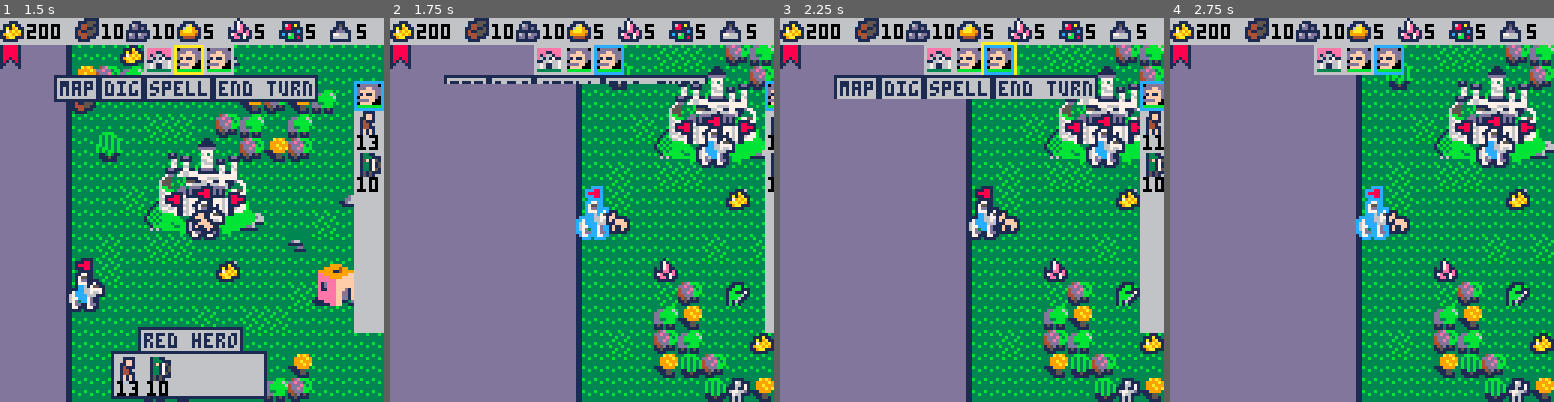
Above: before the commit, frames 1-4 (left to right).
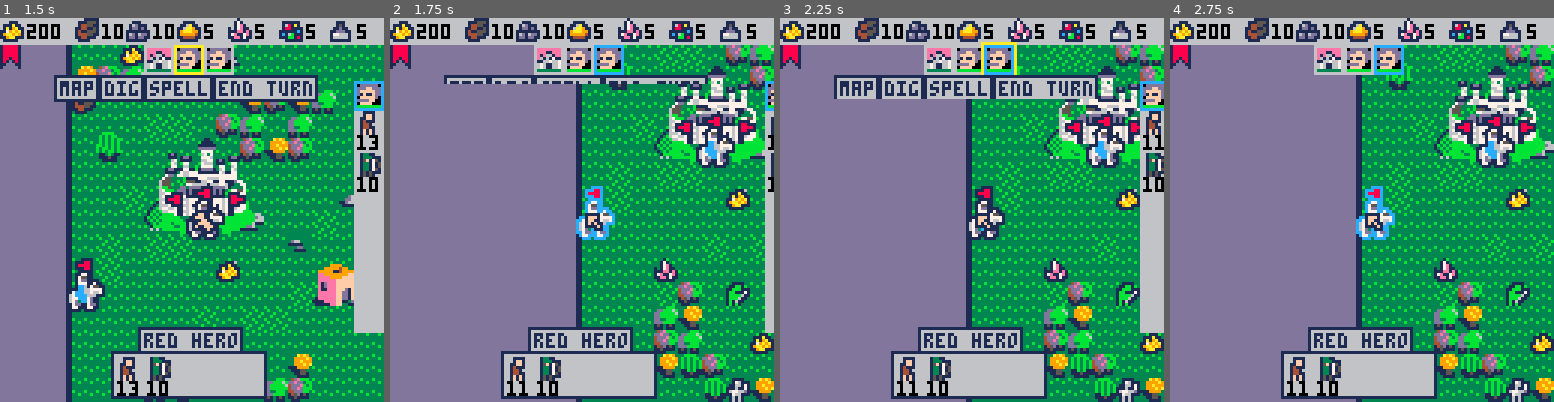
Above: after the commit, the same moments.

Repository: pvan/pico8
Game: PICO-8 cartridge heroes.p8
Two runs of this game, one before a commit and one after it. Both use one fixed random seed, a clock stepped at 60 frames per second and the inputs below.
Inputs:
- Up to frame 1 (1.5 s): tap X (X key) at 0.33, 1.07 s; tap O (Z key) at 0.7 s
- Up to frame 2 (1.75 s): hold Right from 1.6 s (still down); tap O (Z key) at 1.7 s
- Up to frame 3 (2.25 s): tap X (X key) at 1.85 s; release Right at 2.1 s; tap O (Z key) at 2.1 s; hold Up from 2.15 s (still down)
- Up to frame 4 (2.75 s): release Up at 2.42 s; hold Right from 2.47 s (still down); tap O (Z key) at 2.5 s

Frame 1 is identical in both runs. In frame 2, 7.2% of the frame differs, in the area x 28-70%, y 50-100%; in frame 3, 7.2%; in frame 4, 7.2%.

Commit message:
heroes: empty out update and fix btnp2 in battle

Diff:
--- a/heroes.p8
+++ b/heroes.p8
@@ -272,16 +272,10 @@
 -- camy=min(camy,(tilesh-1)*8-128+worldborder*2)
 end
 
-frame=0
-function _update()
-
- frame+=1
-
- --true if open
- if (update_dialog()) return
-
- if (in_battle) update_battle() return
-
+
+
+
+function update_map()
 
  if moving then
   movingdelay-=1
@@ -419,6 +413,29 @@
 	 lselmvx=sel.movex
 	 lselmvy=sel.movey
  end
+end
+
+
+
+frame=0
+function _update()
+
+ frame+=1
+
+ --true if open
+ if update_dialog() then
+  cache_btns()
+  return
+ end
+
+ if in_battle then
+  update_battle()
+  cache_btns()
+  return
+ end
+
+
+ update_map()
 
 
 
